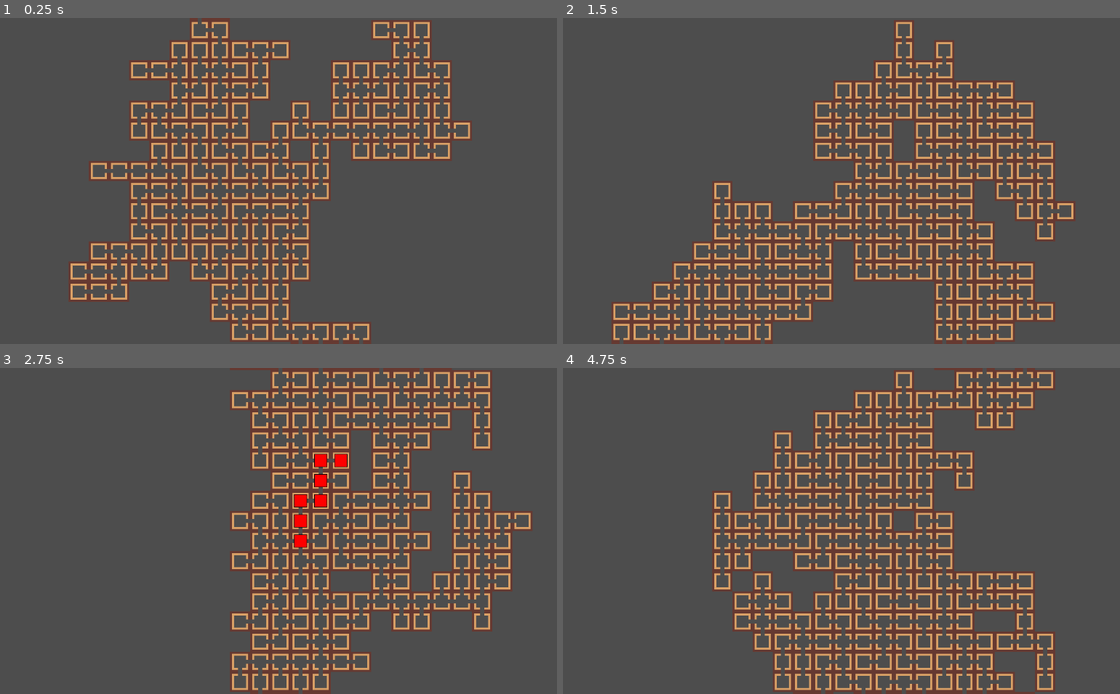
Above: before the commit, frames 1-4 (two rows, left to right).
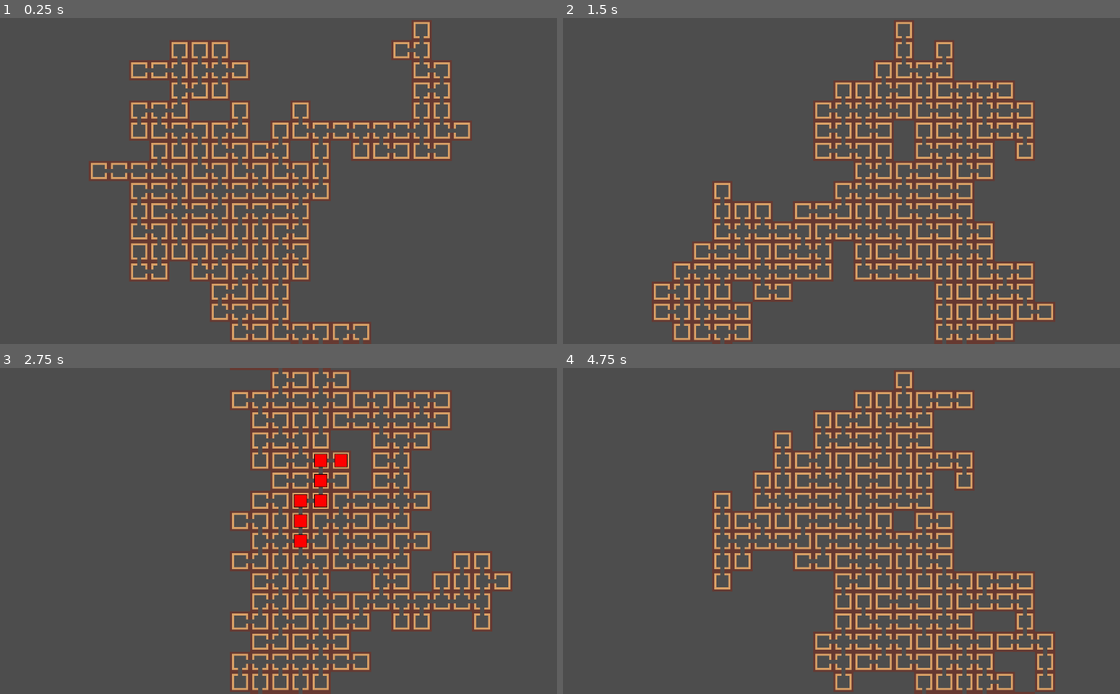
Above: after the commit, the same moments.

Repository: TreacherousDev/Treacherous
Game: Godot game, scene res://main/map_generator/map_generator.tscn
The game is run twice, just before and just after one commit, with the same random seed, the same clock (stepped at 60 frames per second) and the same inputs.
Inputs (mouse positions are in pixels of both pictures, inside the frame that each line leads up to):
- Up to frame 1 (0.25 s): no input
- Up to frame 2 (1.5 s): tap Enter (ui_accept) at 0.5, 0.77, 1.25 s; move the mouse to (980, 164) at 0.52 s; click (980, 164) at 0.67 s; move the mouse to (735, 197) at 1.27 s; click (735, 197) at 1.42 s
- Up to frame 3 (2.75 s): tap Enter (ui_accept) at 1.52, 2 s; move the mouse to (350, 459) at 2.02 s; click (350, 459) at 2.17 s
- Up to frame 4 (4.75 s): tap Enter (ui_accept) at 2.75, 3.02, 3.5, 3.77, 4.25, 4.52 s; move the mouse to (824, 596) at 2.77 s; click (824, 596) at 2.92 s; move the mouse to (1025, 579) at 3.52 s; click (1025, 579) at 3.67 s; move the mouse to (679, 482) at 4.27 s; click (679, 482) at 4.42 s

The runs differ from the first frame. In frame 1, 4.1% of the frame differs, in the area x 12-74%, y 0-88%; in frame 2, 3.3%; in frame 3, 3.1%; in frame 4, 4.1%.

Commit message:
deleted dead block

Diff:
--- a/main/map_generator/map_generator.gd
+++ b/main/map_generator/map_generator.gd
@@ -428,19 +428,6 @@
 		else:
 			expandable_closing_rooms_by_depth[depth] = [room]
 
-#ADD TO EXPANDABLE CLOSING ROOMS
-#adds it to epxnandable closing rooms and expandable closing rooms by depth
-#if it has at least 2 open directions
-#for depth, creates a new entry if none is avaliable, otherwise append entry to existing array
-func add_to_expandable_closing_rooms(room):
-	var open_directions = get_wall_openings(room).size()
-	if open_directions >= 2:
-		var depth = cell_depth[room]
-		if expandable_closing_rooms_by_depth.has(cell_depth[room]):
-			expandable_closing_rooms_by_depth[depth].append(room)
-		else:
-			expandable_closing_rooms_by_depth[depth] = [room]
-
 #CHECK IF NEIGHBOR IS EXPANDABLE CLOSING ROOM
 #called for every cell in "mark_cells_to_fill_next()"
 #checks all 4 von neumann neighbors of the cell if it is an expandable closing room,
--- a/main/map_generator/map_generator.tscn
+++ b/main/map_generator/map_generator.tscn
@@ -10,9 +10,9 @@
 cell_quadrant_size = 80
 format = 2
 script = ExtResource("2_uhxcg")
-map_size = 200
+map_size = 150
 draw_path = NodePath("DrawPath")
-batch_size = 5
+batch_size = 20
 
 [node name="Camera2D" type="Camera2D" parent="."]
 zoom = Vector2(0.5, 0.5)
